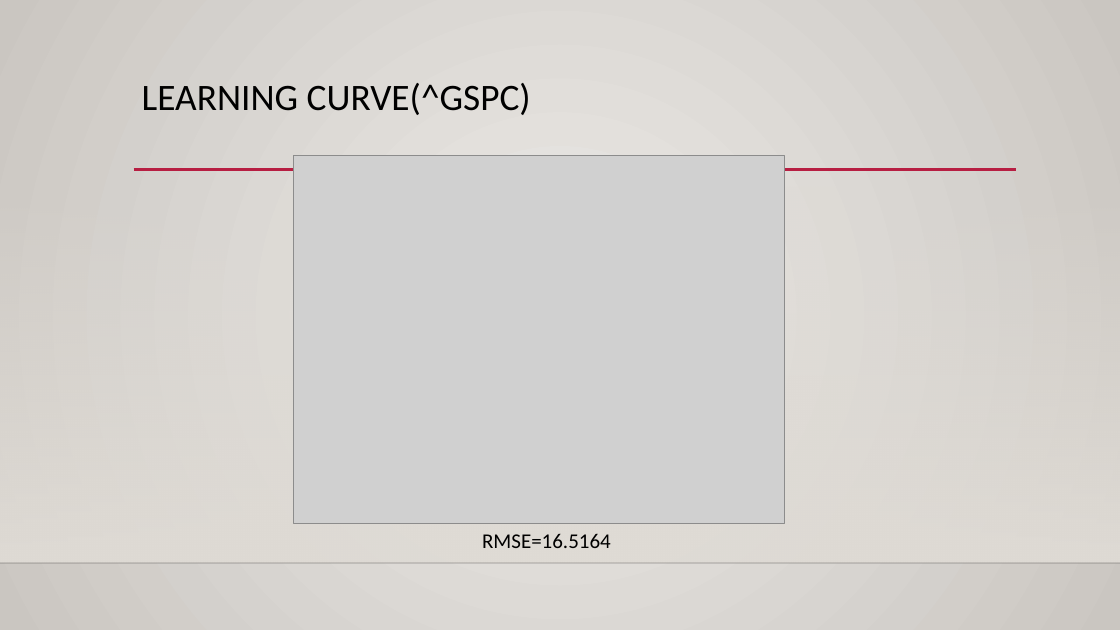
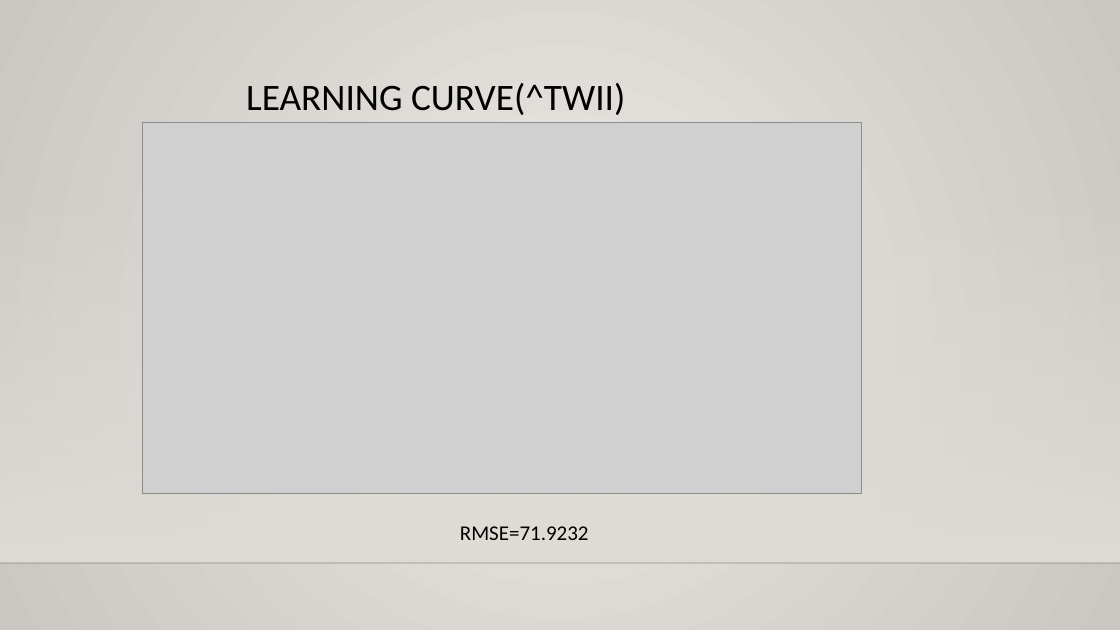
Before and after one commit to add11013/Matlab-AI, a slide deck: slide 18 of 0301_RO_VS_PSO/RO_VS_PSO.pptx (slide 19 before the commit). Drawn at 1120x630 pixels with LibreOffice and Linux fonts; fonts in the diff are those of the drawing; grey boxes stand for pictures; background and template pictures are left out. Boxes give left, top, right and bottom in pixels: in the first picture for what was removed or moved away, otherwise in the second. Text is boxed around its words. In the diff, an @@ line names an element or a change of style, - is before the commit and + after.

```diff
--- a/0301_RO_VS_PSO/RO_VS_PSO.pptx
+++ b/0301_RO_VS_PSO/RO_VS_PSO.pptx
@@ title at [246, 83, 625, 115]: text changed @@
-LEARNING CURVE(^GSPC)
+LEARNING CURVE(^TWII)
@@ picture: place and size @@
-picture at [293, 155, 784, 523]
+picture at [143, 122, 862, 493]
@@ line removed from (134, 170) to (1017, 170) @@
@@ text at [460, 526, 589, 540]: text changed @@
-RMSE=16.5164
+RMSE=71.9232
```
Also in this commit, not shown: 9 other slides changed, 1 slide added, 1 slide removed, 3 other files.
